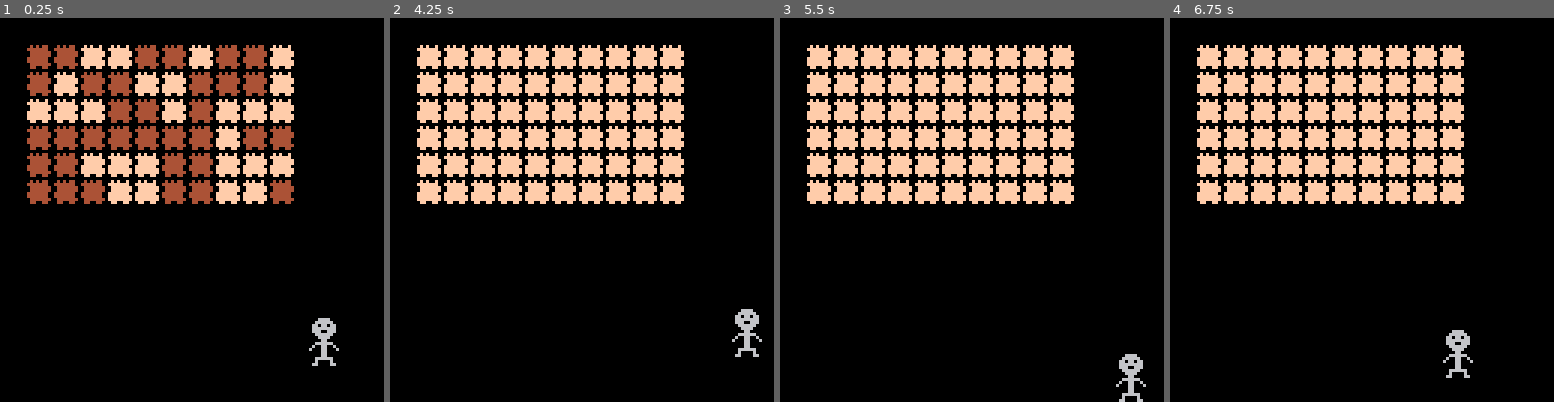
Above: before the commit, frames 1-4 (left to right).
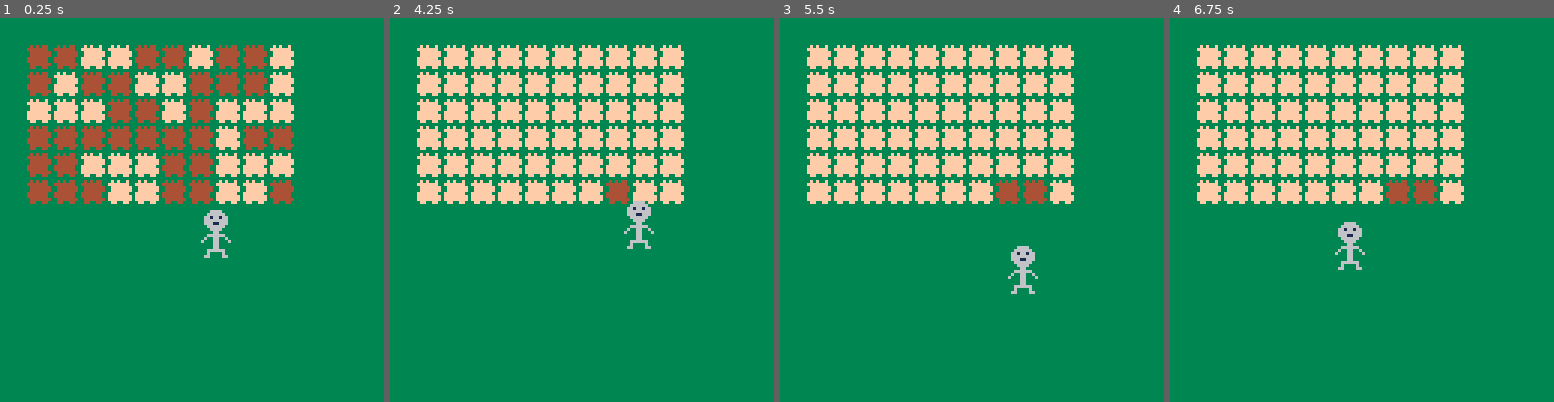
Above: after the commit, the same moments.

Repository: katlukens/cozy
Game: PICO-8 cartridge cozy1.p8
The game is run twice, just before and just after one commit, with the same random seed, the same clock (stepped at 60 frames per second) and the same inputs.
Inputs:
- Up to frame 1 (0.25 s): no input
- Up to frame 2 (4.25 s): tap X (X key) at 1.07, 2.07, 2.4, 2.73, 3.07, 3.4, 3.73, 4.07 s; hold Left 1.97-2.37 s; hold Down 2.42-2.82 s; hold Right 2.87-3.53 s; hold Up 3.58-4.08 s; hold Right from 4.13 s (still down)
- Up to frame 3 (5.5 s): tap X (X key) every 0.33 s from 4.4 to 5.4 s; release Right at 4.53 s; hold Down 4.58-5.08 s; hold Left from 5.13 s (still down)
- Up to frame 4 (6.75 s): tap X (X key) every 0.33 s from 5.73 to 6.73 s; release Left at 5.8 s; hold Up 5.85-6.18 s; hold Left 6.23-6.63 s; hold Down from 6.68 s (still down)

The runs differ from the first frame. In frame 1, 82% of the frame differs, in the area x 0-100%, y 0-100%; in frame 2, 82%; in frame 3, 82%; in frame 4, 82%.

Commit message:
squares waterable by player when dry

Diff:
--- a/cozy1.p8
+++ b/cozy1.p8
@@ -6,8 +6,8 @@
 #include cozy_helpers.lua
 #include cozy_player.lua
 
-start_x=100
-start_y=100
+start_x=64
+start_y=64
 field_size_x=10
 field_size_y=6
 wet_duration_s=3
@@ -23,10 +23,14 @@
 function _update()
   update_field(wet_duration_s)
   move_player()
+  water_square()
+  -- plant_square()
+  -- grow_plant()
+  -- harvest_plant()
 end
 
 function _draw()
-  cls()
+  cls(3)
   draw_field(pad_x, pad_y)
   draw_player()
 end
@@ -34,9 +38,9 @@
 __gfx__
 000000000f0f00f00404044000000000000000000000000000000000000000000000006666000000000000000000000000000000000000000000000000000000
 00000000fffffff044444440000000000000000000000000000b0b00000303000000066666600000000000000000000000000000000000000000000000000000
-000000000fffffff044444440000900000000000000b0b000000b000000030000000660660660000000000000000000000000000000000000000000000000000
+000000000fffffff044444440000900000000000000b0b000000b000000030000000661661660000000000000000000000000000000000000000000000000000
 000000000fffffff0444444400900000000b0b000000b0000000b000000770000000666666660000000000000000000000000000000000000000000000000000
-00000000fffffff044444440000009000000b000000bb00000077000007777000000666006660000000000000000000000000000000000000000000000000000
+00000000fffffff044444440000009000000b000000bb00000077000007777000000666116660000000000000000000000000000000000000000000000000000
 00000000ffffffff4444444000000000000bb00000bbbb0000777700007777000000066666600000000000000000000000000000000000000000000000000000
 00000000ffffffff0444444400900000000000000000000000000000000770000000006666000000000000000000000000000000000000000000000000000000
 000000000ff00ff00440044000000000000000000000000000000000000000000000000660000000000000000000000000000000000000000000000000000000
@@ -48,3 +52,6 @@
 00000000000000000000000000000000000000000000000000000000000000000000066666600000000000000000000000000000000000000000000000000000
 00000000000000000000000000000000000000000000000000000000000000000000060000600000000000000000000000000000000000000000000000000000
 00000000000000000000000000000000000000000000000000000000000000000000660000660000000000000000000000000000000000000000000000000000
+__gff__
+0001000000000000000000000000000000000000000000000000000000000000000000000000000000000000000000000000000000000000000000000000000000000000000000000000000000000000000000000000000000000000000000000000000000000000000000000000000000000000000000000000000000000000
+0000000000000000000000000000000000000000000000000000000000000000000000000000000000000000000000000000000000000000000000000000000000000000000000000000000000000000000000000000000000000000000000000000000000000000000000000000000000000000000000000000000000000000
--- a/cozy_field.lua
+++ b/cozy_field.lua
@@ -21,18 +21,6 @@
     return square
 end
 
-function draw_field(pad_x, pad_y)
-  for i=1, field_size_x do
-    for j=1, field_size_y do
-      local square=field [i][j]
-      local sx=(i*(8+pad_x))
-      local sy=(j*(8+pad_y))
-      spr(square.spr_soil, sx, sy)
-      spr(square.spr_plant, sx, sy)
-    end
-  end
-end
-
 function update_field(default_wet_duration_s)
   for i=1, field_size_x do
     for j=1, field_size_y do
@@ -43,3 +31,30 @@
     end
   end
 end
+
+function water_square()
+  for i=1, field_size_x do
+    for j=1, field_size_y do
+      local square=field[i][j]
+      local sx=i*(8+pad_x)
+      local sy=j*(8+pad_y)
+      local dist=max(abs(player.x-sx), abs(player.y-sy))
+      if dist<8 and fget(square.spr_soil, 0) and btn(5) then
+        square.spr_soil=2
+        square.start_time=time()
+      end
+    end
+  end
+end
+
+function draw_field(pad_x, pad_y)
+  for i=1, field_size_x do
+    for j=1, field_size_y do
+      local square=field[i][j]
+      local sx=(i*(8+pad_x))
+      local sy=(j*(8+pad_y))
+      spr(square.spr_soil, sx, sy)
+      spr(square.spr_plant, sx, sy)
+    end
+  end
+end
--- a/cozy_player.lua
+++ b/cozy_player.lua
@@ -11,6 +11,22 @@
   if (btn(1)) player.x+=1
   if (btn(2)) player.y-=1
   if (btn(3)) player.y+=1
+  force_on_screen()
+end
+
+function force_on_screen()
+  if (player.x<0) then
+    player.x=0
+  end
+  if (player.x>111) then
+    player.x=111
+  end
+  if (player.y<0) then
+    player.y=0
+  end
+  if (player.y>111) then
+    player.y=111
+  end
 end
 
 function draw_player()
